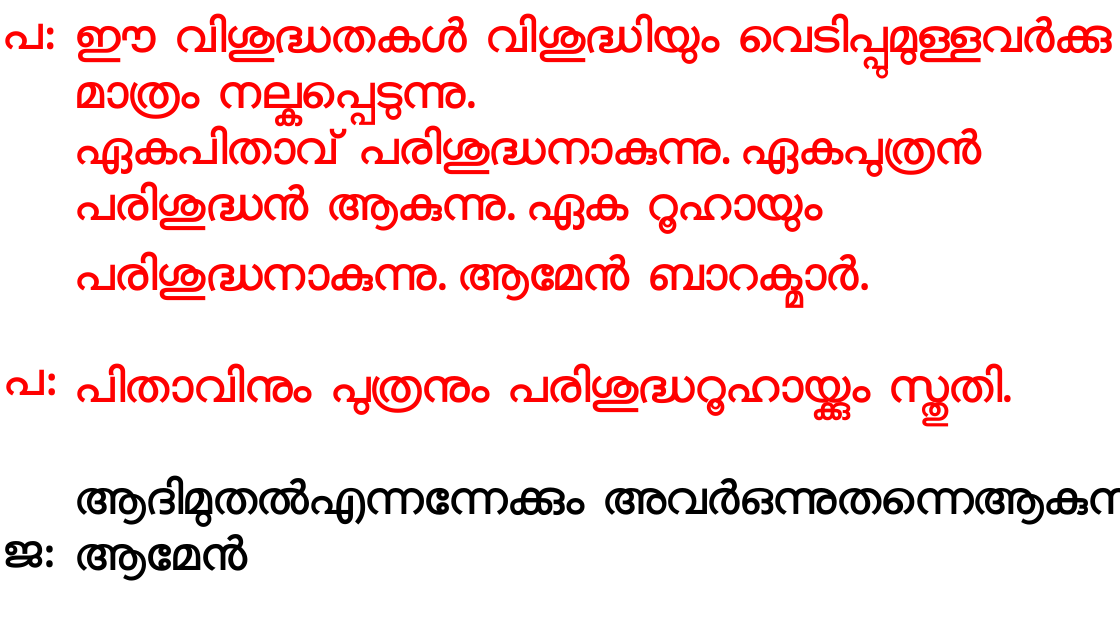
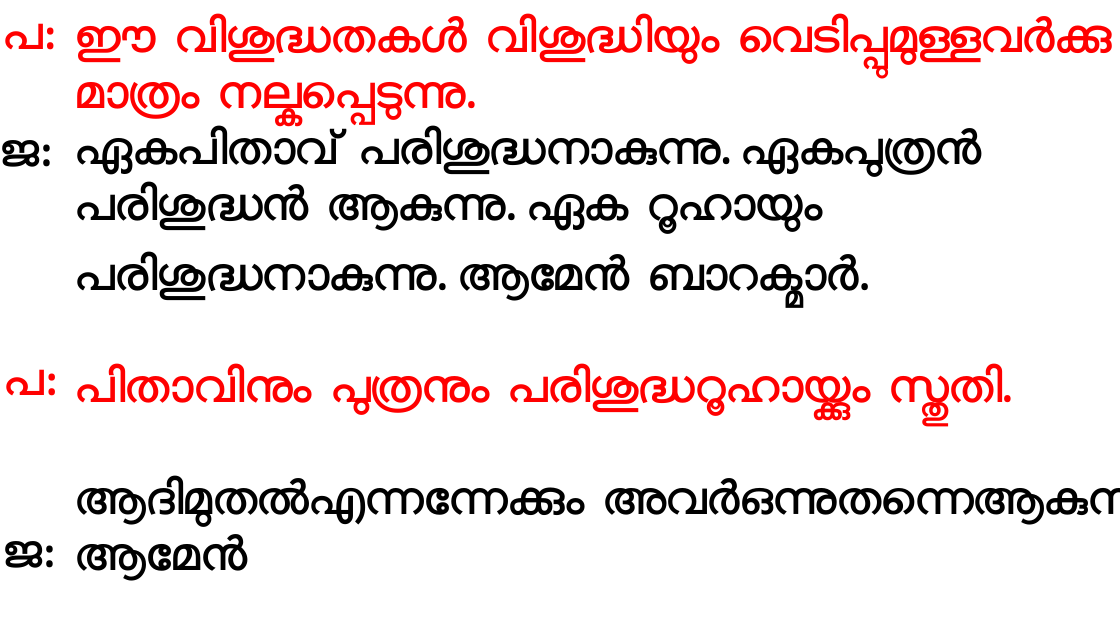
Before and after one commit to gijocode/Church_PPT_Utility, a slide deck: slide 114 of templates/malayalam_service_template.pptx (slide 112 before the commit). Drawn at 1120x630 pixels with LibreOffice and Linux fonts; fonts in the diff are those of the drawing. Boxes give left, top, right and bottom in pixels: in the first picture for what was removed or moved away, otherwise in the second. Text is boxed around its words. In the diff, an @@ line names an element or a change of style, - is before the commit and + after.

```diff
--- a/templates/malayalam_service_template.pptx
+++ b/templates/malayalam_service_template.pptx
@@ text added at (0,140,52,167), 40 pt, text #000000, bold @@
+ജ:
@@ text at (76,127,982,303): text colour #FF0000 to #000000 in "ഏകപിതാവ് പരിശുദ്ധനാകുന്നു. ഏകപുത്രന്‍ പരിശുദ്ധന്‍ ആകുന്നു. ഏ ...", "പരിശുദ്ധനാകുന്നു. ആമേന്‍ ബാറക്മാര്‍." @@
```
Also in this commit, not shown: 1 other slide changed, 2 slides added, 2 other files.
